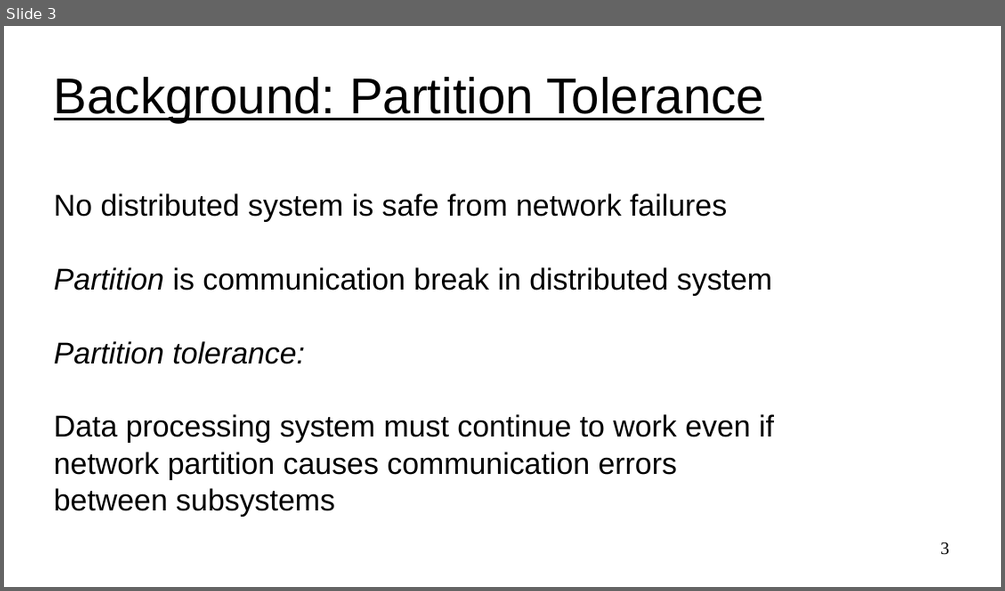
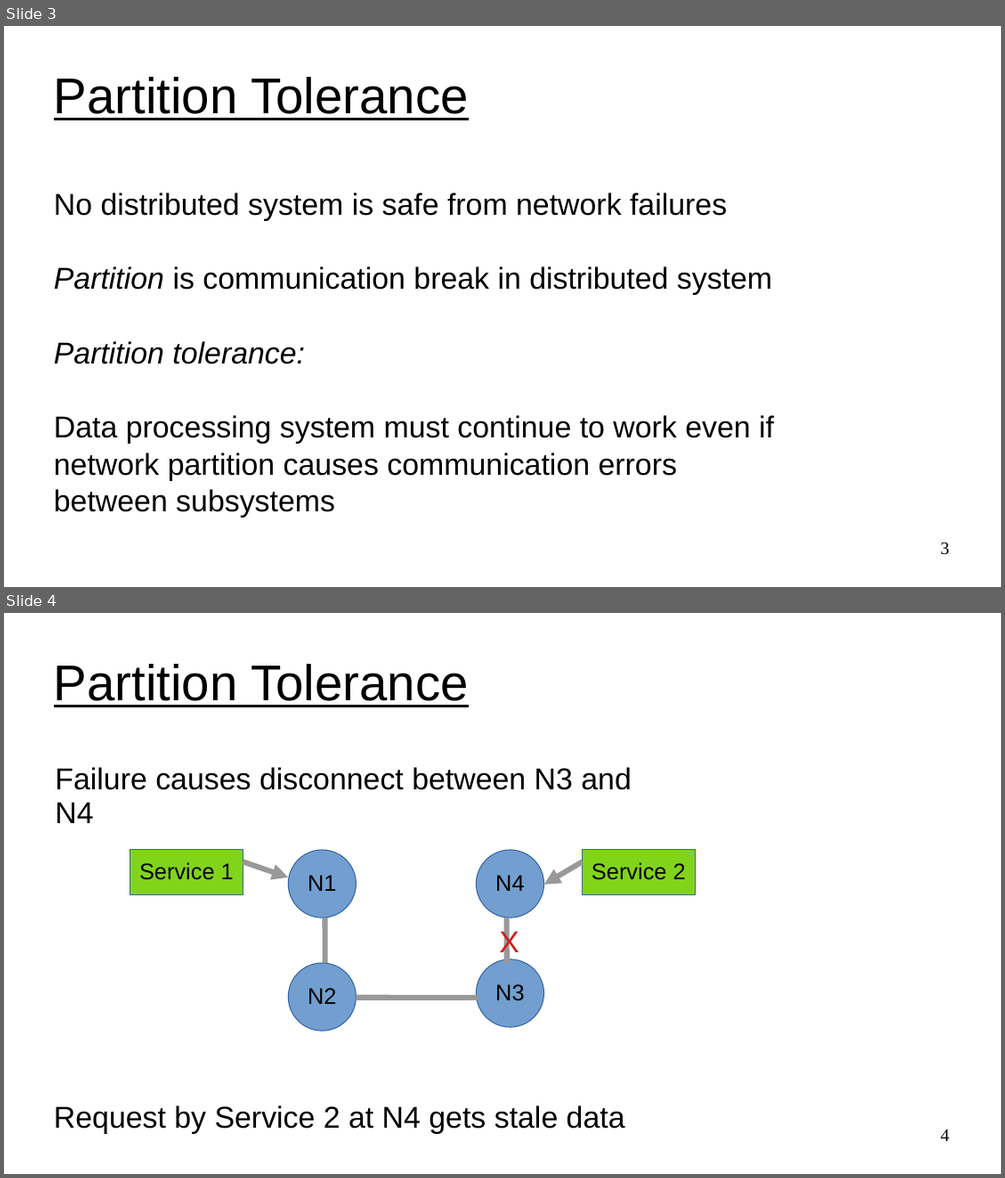
Before and after one commit to UVADS/distributed_computing, a slide deck: 03_dataframes_and_spark_sql/cap_theorem.ppt. Shown one above the other, each under a label of ours: slide 3 before the commit, slides 3 and 4 after it. The pictures are 1005x591 and 1005x1178 pixels, drawn with LibreOffice and Linux fonts; fonts in the diff are those of the drawing. Boxes give left, top, right and bottom in pixels: in the first picture for what was removed or moved away, otherwise in the second. Text is boxed around its words. In the diff, an @@ line names an element or a change of style, - is before the commit and + after.

```diff
--- a/03_dataframes_and_spark_sql/cap_theorem.ppt
+++ b/03_dataframes_and_spark_sql/cap_theorem.ppt
@@ slide 4 added at [4,613,1001,1174], background #FFFFFF @@
@@ title added at [54,664,469,707], 40 pt, text #000000, underline @@
+Partition Tolerance
@@ text added at [55,767,631,823], 24 pt, text #000000 @@
+Failure causes disconnect between N3 and N4
@@ rectangle added at [129,850,243,895], fill #81D41A, outline #3465A4 0.74 pt, 18 pt, text #000000 @@
+Service 1
@@ ellipse added at [288,850,356,918], fill #729FCF, outline #3465A4 0.74 pt, 18 pt, text #000000 @@
+N1
@@ ellipse added at [477,850,544,918], fill #729FCF, outline #3465A4 0.74 pt, 18 pt, text #000000 @@
+N4
@@ rectangle added at [582,850,695,895], fill #81D41A, outline #3465A4 0.74 pt, 18 pt, text #000000 @@
+Service 2
@@ arrow added from (243, 861) to (288, 877), #999999 4.31 pt @@
@@ arrow added from (582, 861) to (544, 884), #999999 4.31 pt @@
@@ line added from (325, 918) to (325, 963), #999999 4.31 pt @@
@@ text added at [499,928,519,958], 24 pt, text #C9211E @@
+X
@@ line added from (507, 918) to (507, 963), #999999 4.31 pt @@
@@ ellipse added at [477,959,544,1027], fill #729FCF, outline #3465A4 0.74 pt, 18 pt, text #000000 @@
+N3
@@ ellipse added at [288,963,356,1031], fill #729FCF, outline #3465A4 0.74 pt, 18 pt, text #000000 @@
+N2
@@ line added from (356, 997) to (479, 997), #999999 4.31 pt @@
@@ text added at [54,1105,625,1134], 24 pt, text #000000 @@
+Request by Service 2 at N4 gets stale data
@@ page number added at [940,1129,949,1141], 14 pt, text #000000 @@
+4
@@ slide 3 changed as well @@
@@ title at [54,77,469,120]: text changed @@
-Background: Partition Tolerance
+Partition Tolerance
```
Also in this commit, not shown: 5 other slides changed, 6 other slides added, 2 other files.
